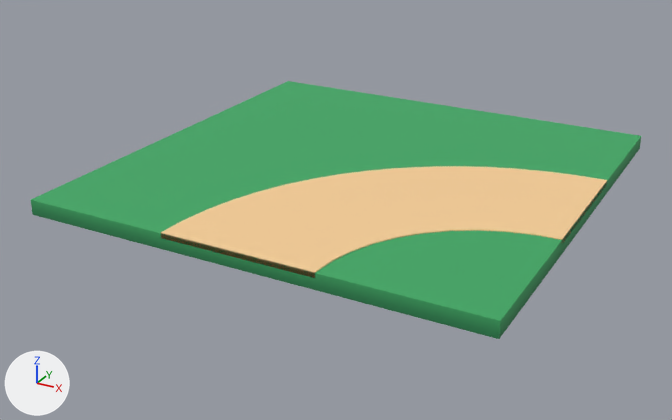
One commit to the glTF model modelos/parque/losetas/camino_curva.glb: the scene before it, then after it.
Before and after are seen from a 50 mm lens placed at (5.3, -10.37, 4.65), pointed at (-0.21, -0.35, -0.36). The axes (+X, +Y, +Z) are drawn at lower left. The lights are the same throughout. The picture after the commit comes second.

The first picture shows 'camino_curva'.
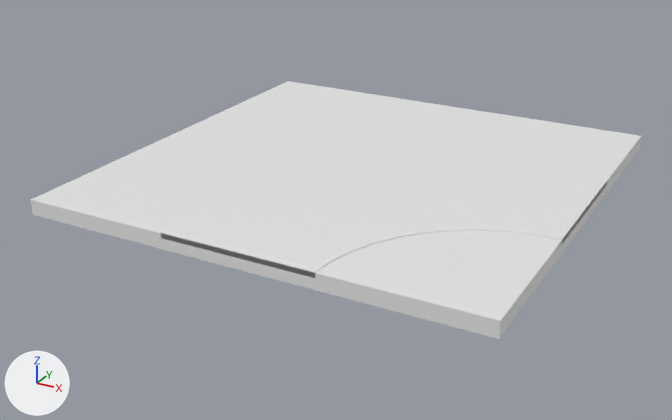
Where the change shows, as pixel boxes [x1, y1, x2, y2] in the pictures (672 x 420 px):
'camino_curva', recoloured (lighter): [31, 81, 641, 339] in both

Diff of the bpy script that builds the scene:
```diff
--- a/modelos/parque/losetas/camino_curva.glb.py
+++ b/modelos/parque/losetas/camino_curva.glb.py
@@ me_camino_curva @@
 me_camino_curva.from_pydata(...)  # 64 vertices, 120 faces; spans x -3.0..3.0, y -3.0..3.0, z 0.0..0.21
-me_camino_curva.materials.append(mat_parque)
```
